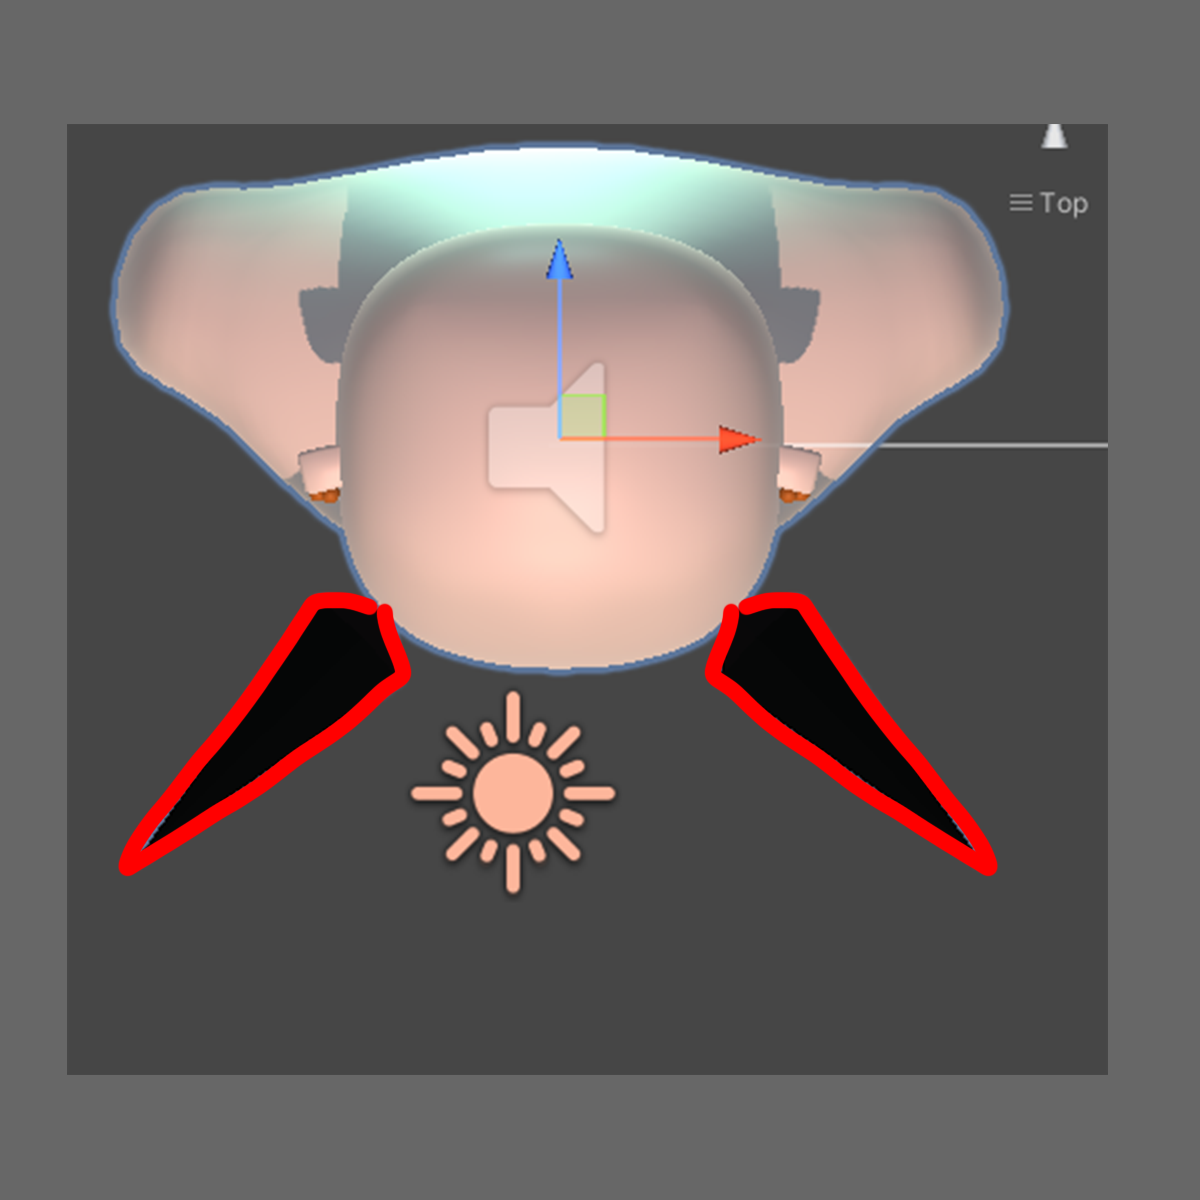
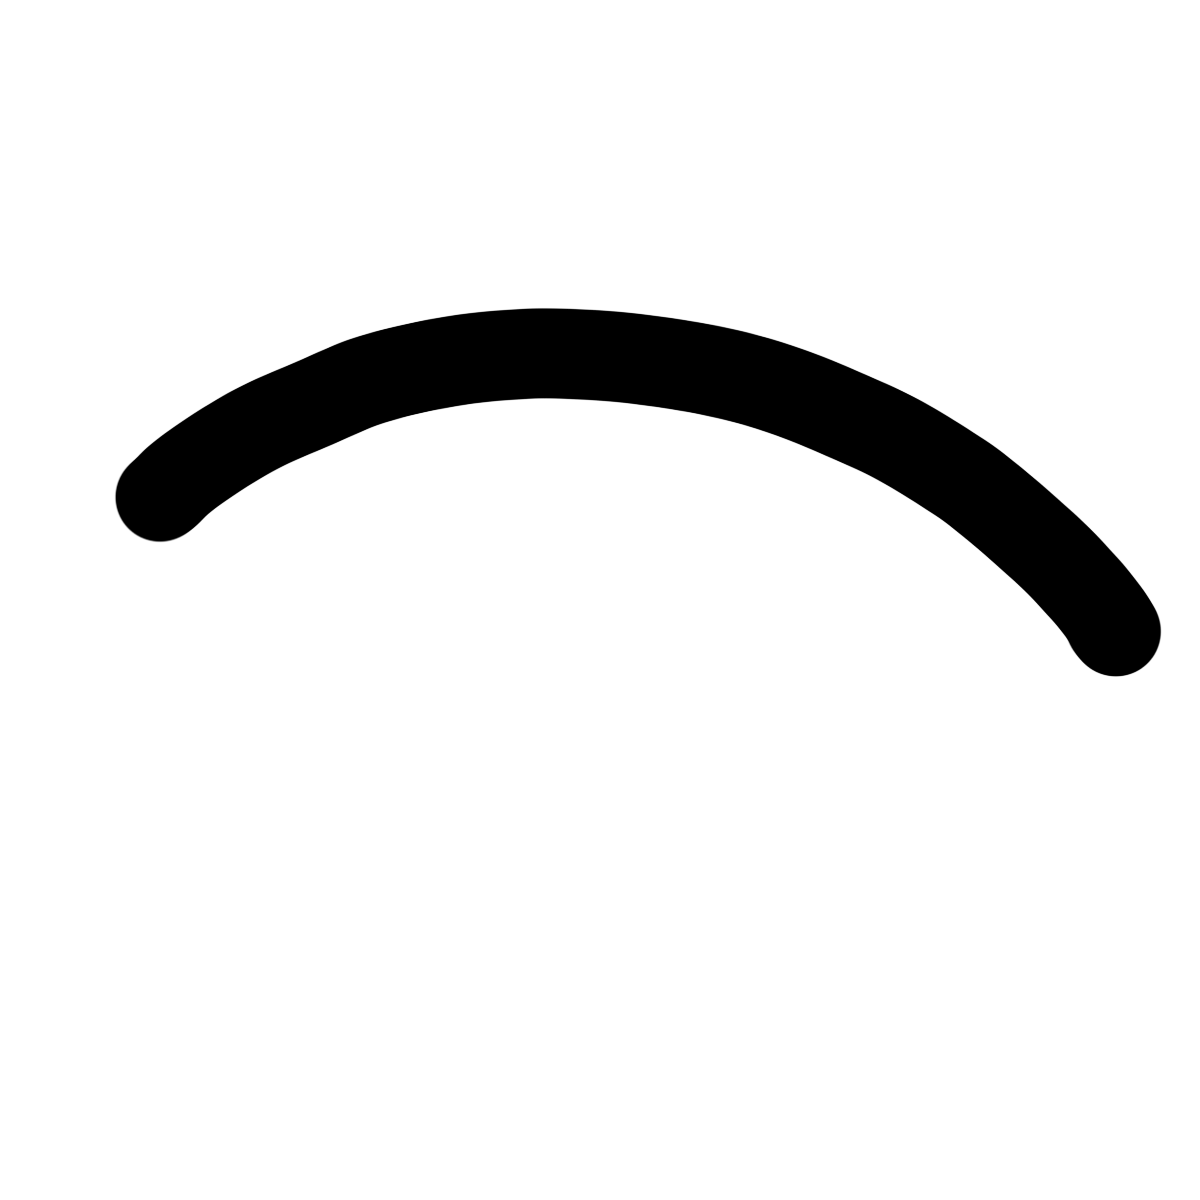
Comparing the layer stacks of the two 1200 × 1200 images. Changes:
hid "Layer 5" over [67, 124, 1108, 1075]
added layer "Layer 7" above "Layer 6" over [113, 307, 1163, 678]
hid "Background" over [0, 0, 1200, 1200]